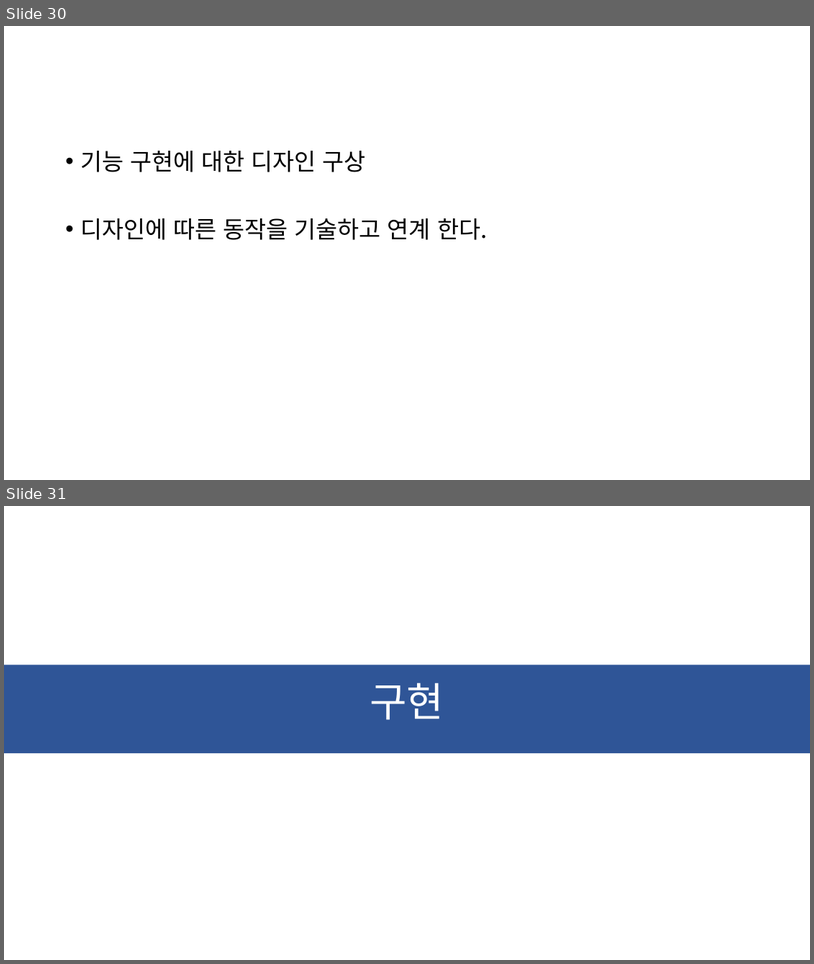
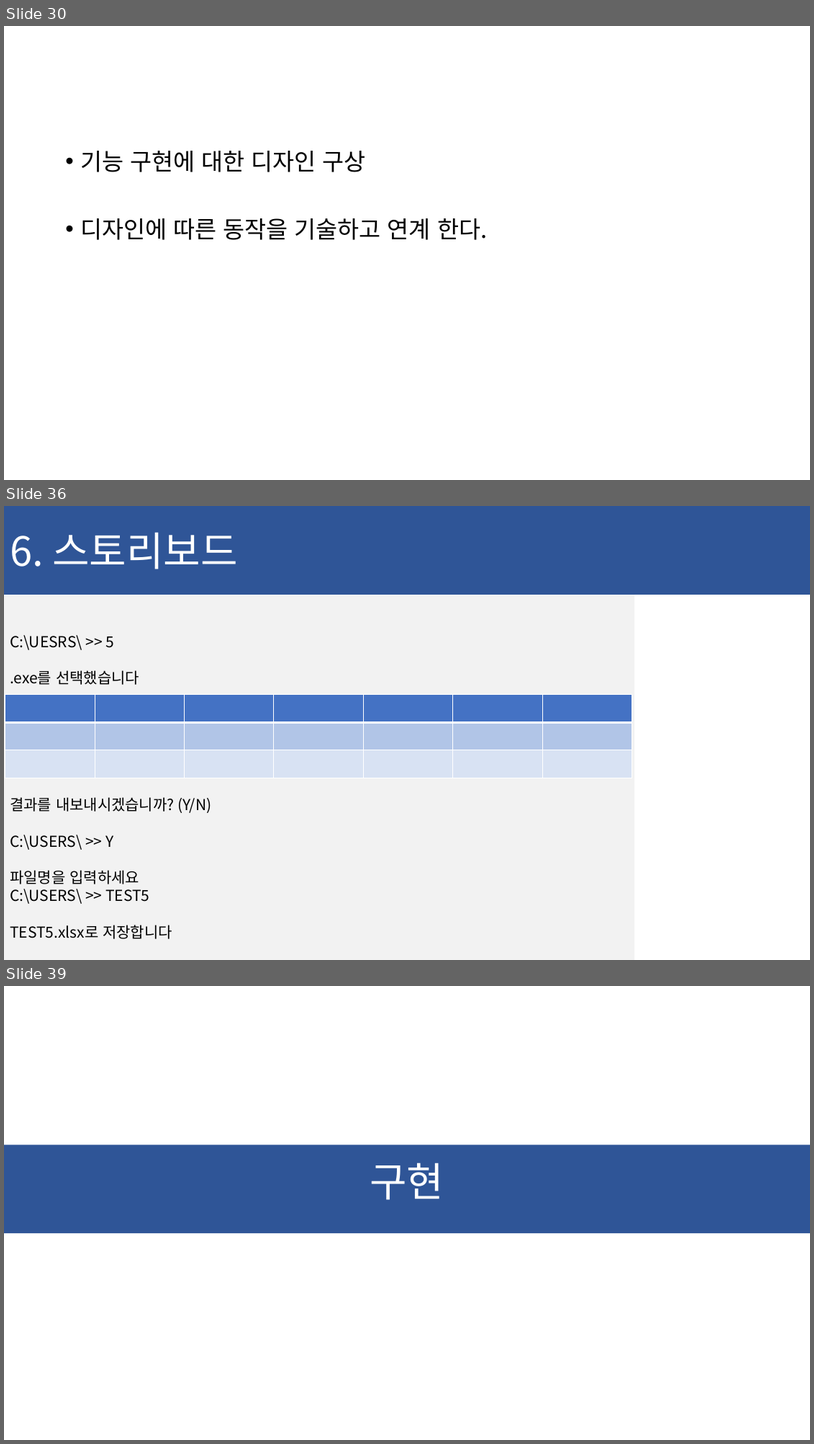
Before and after one commit to ChaeSung-Lee/DJ_InternShip, a slide deck: 2021_Summer/jp.hong/Project_BnD_jph.pptx. Shown one above the other, each under a label of ours: slides 30 and 31 before the commit, slides 30, 36 and 39 after it; the slides between them are not shown. The pictures are 814x964 and 814x1444 pixels, drawn with LibreOffice and Linux fonts; fonts in the diff are those of the drawing. Boxes give left, top, right and bottom in pixels: in the first picture for what was removed or moved away, otherwise in the second. Text is boxed around its words. In the diff, an @@ line names an element or a change of style, - is before the commit and + after.

```diff
--- a/2021_Summer/jp.hong/Project_BnD_jph.pptx
+++ b/2021_Summer/jp.hong/Project_BnD_jph.pptx
@@ slide 36 added at <box>4,506,810,960</box>, background #FFFFFF @@
@@ rectangle added at <box>4,506,810,595</box>, fill #2F5597, 48 pt, text #FFFFFF @@
+6. 스토리보드
@@ rectangle added at <box>4,595,635,960</box>, fill #F2F2F2, 18 pt, text #000000 @@
+C:\UESRS\ >> 5
+.exe를 선택했습니다
+결과를 내보내시겠습니까? (Y/N)
+C:\USERS\ >> Y
+파일명을 입력하세요
+C:\USERS\ >> TEST5
+TEST5.xlsx로 저장합니다
@@ table added at <box>5,694,632,767</box>, 3 rows, 7 columns @@
+ |  |  |  |  |  | 
+ |  |  |  |  |  | 
+ |  |  |  |  |  | 
@@ what was slide 31 is now slide 39 @@
```
Also in this commit, not shown: 1 slide changed, 7 other slides added.
